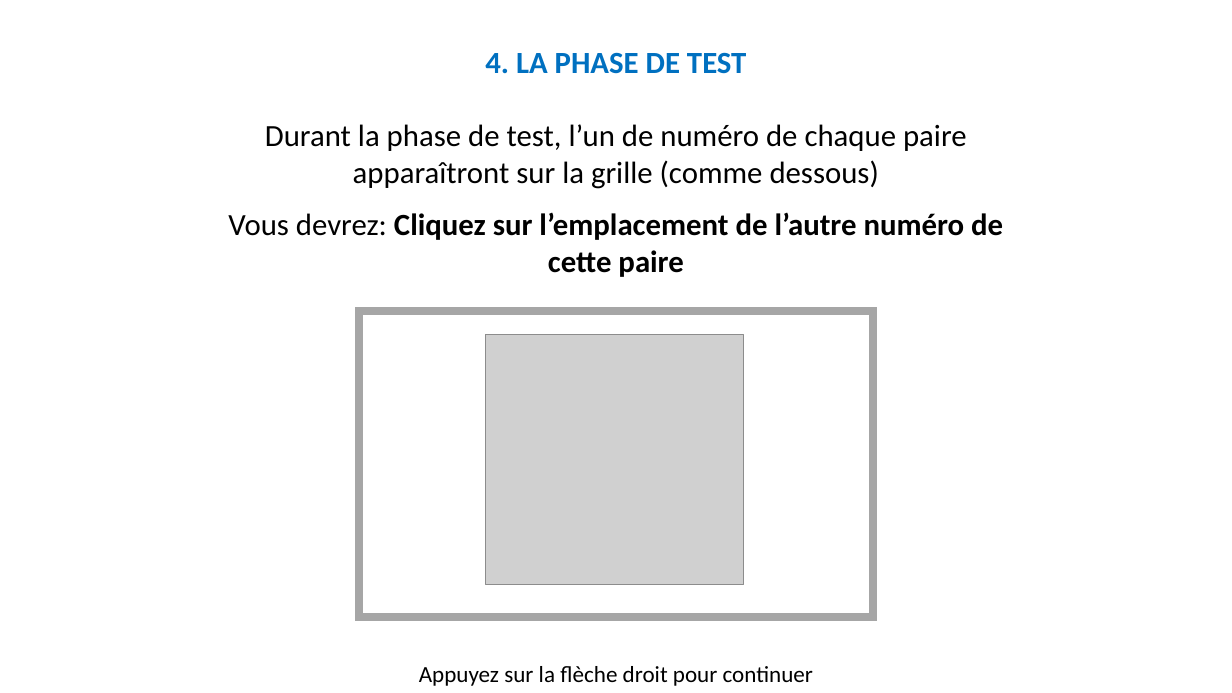
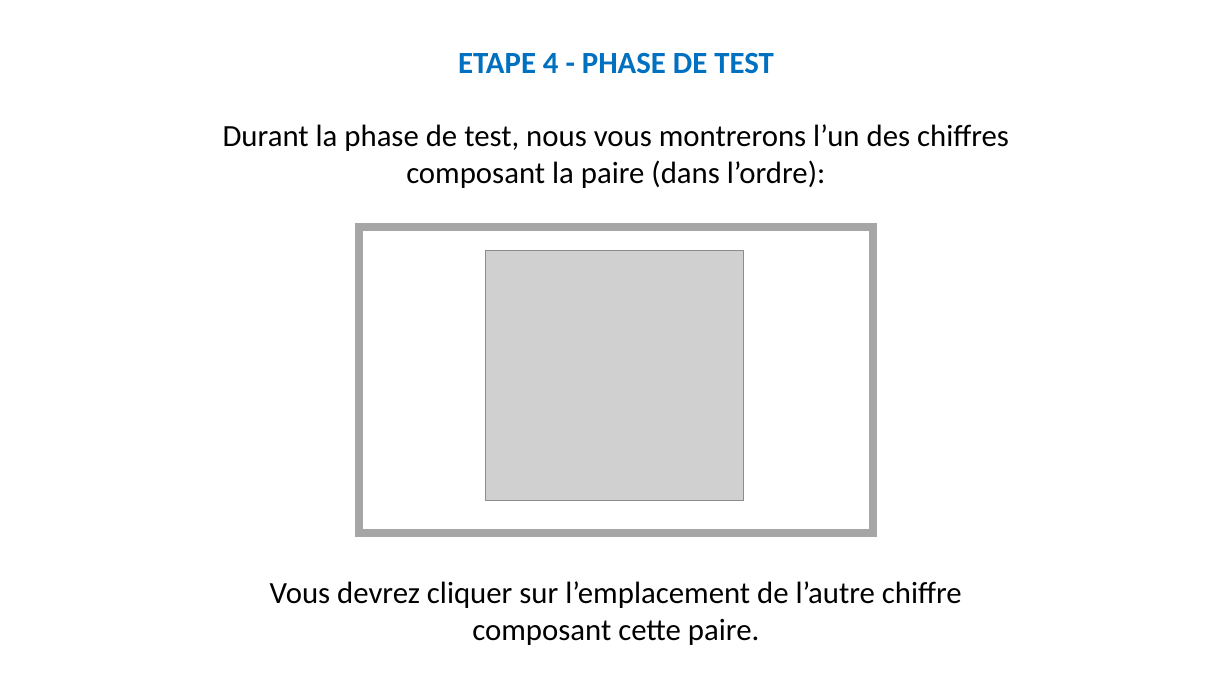
Before and after one commit to MBB-team/Online_Testing, a slide deck: slide 24 of src/Self_Efficacy/Stimuli/Instructions.pptx (slide 36 before the commit). Drawn at 1232x693 pixels with LibreOffice and Linux fonts; fonts in the diff are those of the drawing; grey boxes stand for pictures. Boxes give left, top, right and bottom in pixels: in the first picture for what was removed or moved away, otherwise in the second. Text is boxed around its words. In the diff, an @@ line names an element or a change of style, - is before the commit and + after.

```diff
--- a/src/Self_Efficacy/Stimuli/Instructions.pptx
+++ b/src/Self_Efficacy/Stimuli/Instructions.pptx
@@ text at [458,52,773,74]: text changed @@
-4. LA PHASE DE TEST
+ETAPE 4 - PHASE DE TEST
@@ text at [223,124,1009,188]: text changed @@
-Durant la phase de test, l’un de numéro de chaque paire apparaîtront sur la grille (comme dessous)
-Vous devrez: Cliquez sur l’emplacement de l’autre numéro de cette paire
+Durant la phase de test, nous vous montrerons l’un des chiffres composant la paire (dans l’ordre):
@@ rectangle: place and size @@
-rectangle at [360,311,873,617]
+rectangle at [360,227,873,533]
@@ picture: place and size @@
-picture at [486,335,744,585]
+picture at [486,250,744,501]
@@ text added at [270,581,962,645], 24 pt, text #000000 @@
+Vous devrez cliquer sur l’emplacement de l’autre chiffre composant cette paire.
@@ text removed at [419,666,813,686] @@
-Appuyez sur la flèche droit pour continuer
```
Also in this commit, not shown: 22 other slides changed, 10 slides added, 22 slides removed.
